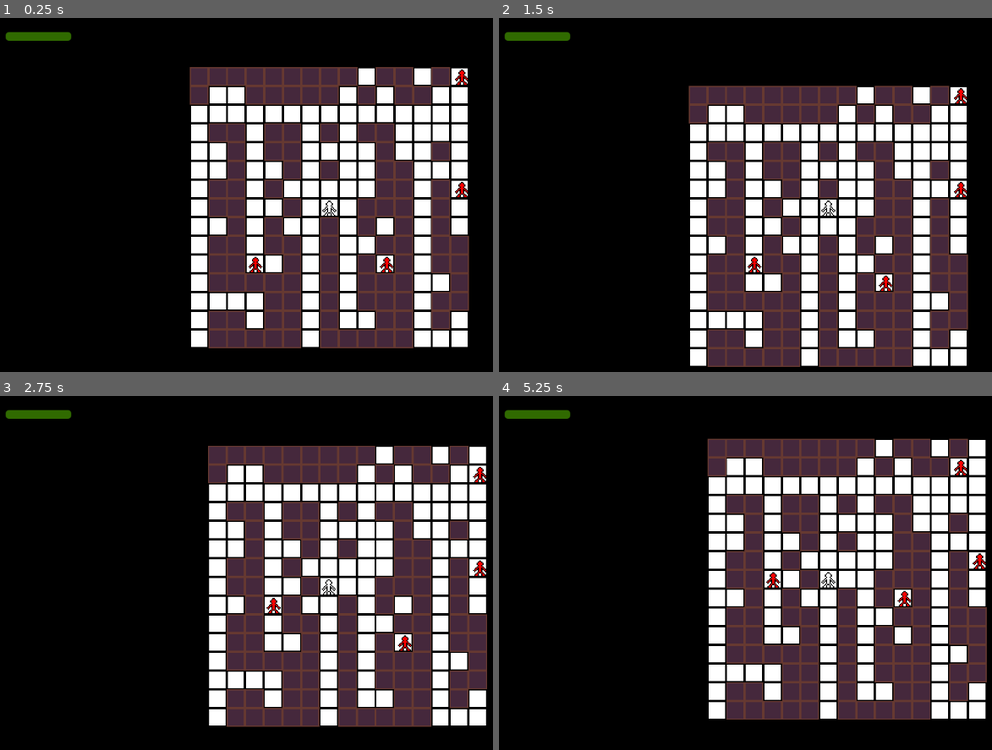
Above: before the commit, frames 1-4 (two rows, left to right).
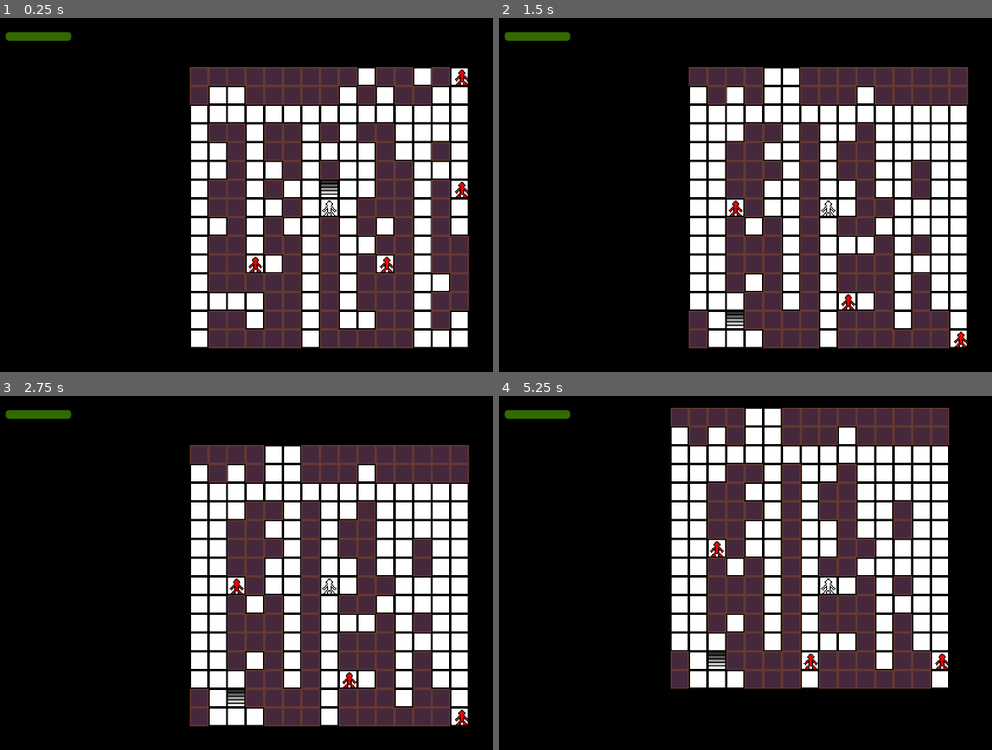
Above: after the commit, the same moments.

Repository: RW7231/Experimental-Game-V2-D-
Game: Godot game, scene res://Overworld.tscn
Same seed, same stepped clock (60 frames per second), same inputs: the game is played once before the commit and once after it.
Inputs:
- Up to frame 1 (0.25 s): no input
- Up to frame 2 (1.5 s): tap Enter at 0.5 s; hold S (Stay) 0.53-1.28 s; hold W (Up) from 0.53 s (still down); tap S (Stay) at 1.35 s
- Up to frame 3 (2.75 s): tap Space at 2 s; release W (Up) at 2.03 s; hold Z (DownLeft) from 2.03 s (still down); hold S (Stay) from 2.03 s (still down)
- Up to frame 4 (5.25 s): release S (Stay) at 2.78 s; tap S (Stay) at 2.85, 4.35 s; tap Enter at 3.5 s; release Z (DownLeft) at 3.53 s; hold X (Down) 3.53-4.28 s; hold S (Stay) 3.53-4.28 s; hold C (DownRight) 4.28-5.03 s; hold W (Up) from 5.03 s (still down); hold S (Stay) from 5.03 s (still down)

The runs differ from the first frame. In frame 1, 0.1% of the frame differs, in the area x 65-69%, y 45-51%; in frame 2, 29%; in frame 3, 24%; in frame 4, 40%, in the area x 34-99%, y 3-92%.

Commit message:
Descend
Stairways added to game, player can now descend to generate a new level

Diff:
--- a/Scripts/OverworldMap.gd
+++ b/Scripts/OverworldMap.gd
@@ -9,10 +9,10 @@
 
 var size = 15
 
-var worldGrid
+var worldGrid = []
 
 # this variable stores the actual tiles used in the game map
-var tileGrid
+var tileGrid = []
 
 var player
 
@@ -23,6 +23,10 @@
 var knownValidPositions
 
 var enemies = []
+
+var difficulty = 1
+
+var exit
 
 # we can use a 2d array to create a digital representation of the world map
 func make2dArray():
@@ -111,6 +115,16 @@
 				if not pathFound:
 					fixMap([i, j], [2, 2])
 
+	placeExit()
+
+
+func placeExit():
+	var placement = knownValidPositions[randi() % knownValidPositions.size()]
+	exit = StairObject.instantiate()
+	exit.position = Vector2(placement[0] * 16, placement[1] * 16)
+	self.add_child(exit)
+	tileGrid[placement[0]][placement[1]].queue_free()
+	tileGrid[placement[0]][placement[1]] = exit
 
 # this functionality will come soon, but should be simple
 # just go from player position to the blocked off part of the map, deleting any walls in the way
@@ -220,6 +234,11 @@
 
 	return null
 
+func checkForExit(location):
+	if tileGrid[location[0]][location[1]] == exit:
+		generateNewMap()
+
+
 # monster attacks player
 func attackPlayer(monster):
 	player.takeDamage(monster.attack)
@@ -271,16 +290,27 @@
 func getSize():
 	return size
 
-
-# Called when the node enters the scene tree for the first time.
-func _ready():
+func generateNewMap():
+	for child in self.get_children():
+		child.queue_free()
+
+	worldGrid.clear()
+	tileGrid.clear()
+	enemies.clear()
+
 	worldGrid = make2dArray()
 	tileGrid = make2dArray()
 	player = PlayerObject.instantiate()
 	player.setStartPos(size/2)
 
 	playerpos = player.getPosition()
-	player.position = Vector2(16*playerpos[0], 16*playerpos[1])
+	player.position = Vector2(16 * playerpos[0], 16 * playerpos[1])
 
 	fillWorld()
+
 	self.add_child(player)
+
+
+# Called when the node enters the scene tree for the first time.
+func _ready():
+	generateNewMap()
--- a/Scripts/Player.gd
+++ b/Scripts/Player.gd
@@ -181,6 +181,7 @@
 	# the only exception is the "stay" move which only takes 1 turn
 	if event.is_action_pressed("Stay"):
 		map.turn()
+		map.checkForExit(currentPosition)
 
 	# when a valid action is detected, do a number of turns
 	if validAction:
